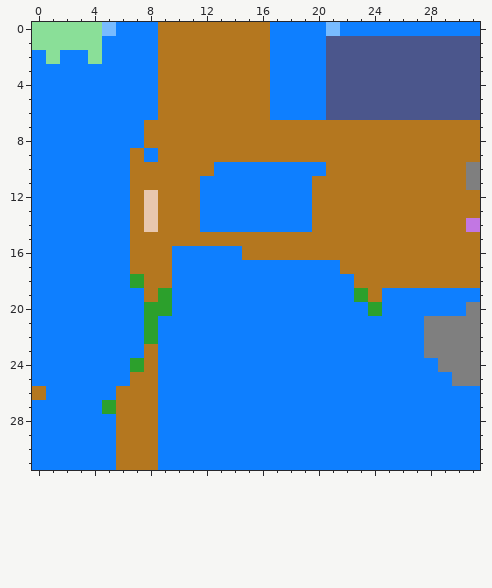
Pixel-art sprite: images/current_scene/semantic_img.png. Above: the version before the commit.
The file is 32x32 pixels.
The same view after the edit:
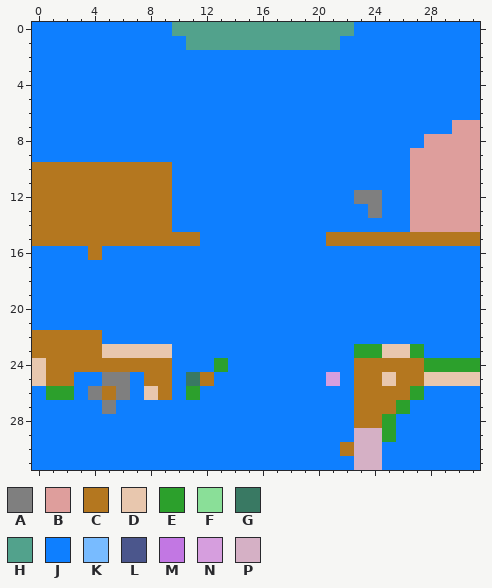
Palette (. is transparent): A #7f7f7f  B #de9e9c  C #b4771f  D #e8c7ae  E #2ca02c  F #8adf98  G #397963  H #52a28c  J #0e7fff  K #78bbff  L #4b568c  M #c277e3  N #d69ede  P #d5b0c5
Changes in this commit:
Changed rows in their new state; - is an unchanged pixel.
first column x 0:
 0 JJJJJJ---JHHHHHHHHHHHHH---------
 1 JJJJJ----JJHHHHHHHHHHHJJJJJJJJJJ
 2 -J--J----JJJJJJJJ----JJJJJJJJJJJ
 3 ---------JJJJJJJJ----JJJJJJJJJJJ
 4 ---------JJJJJJJJ----JJJJJJJJJJJ
 5 ---------JJJJJJJJ----JJJJJJJJJJJ
 6 ---------JJJJJJJJ----JJJJJJJJJJJ
 7 --------JJJJJJJJJJJJJJJJJJJJJJBB
 8 --------JJJJJJJJJJJJJJJJJJJJBBBB
 9 -------J-JJJJJJJJJJJJJJJJJJBBBBB
10 CCCCCCC---JJJ--------JJJJJJBBBBB
11 CCCCCCC---JJ--------JJJJJJJBBBBB
12 CCCCCCC-C-JJ--------JJJAAJJBBBBB
13 CCCCCCC-C-JJ--------JJJJAJJBBBBB
14 CCCCCCC-C-JJ--------JJJJJJJBBBBB
15 CCCCCCC-----JJJJJJJJJ-----------
16 ----C--JJJ-----JJJJJJJJJJJJJJJJJ
17 -------JJJ------------JJJJJJJJJJ
18 -------JJJ-------------JJJJJJJJJ
19 --------JJ-------------JJ-------
20 --------JJ--------------J------J
21 --------J-------------------JJJJ
22 CCCCC---J-------------------JJJJ
23 CCCCCDDDDD-------------EEDDEJJJJ
24 DCCCCCCC-C---E---------CCCCCEEEE
25 DCC--AAJ-C-GC--------N-CCDCCDDDD
26 JEE-ACAJDC-E-----------CCCCE----
27 -----AJJJ--------------CCCE-----
28 ------JJJ--------------CCE------
29 ------JJJ--------------PPE------
30 ------JJJ-------------CPP-------
31 ------JJJ--------------PP-------
